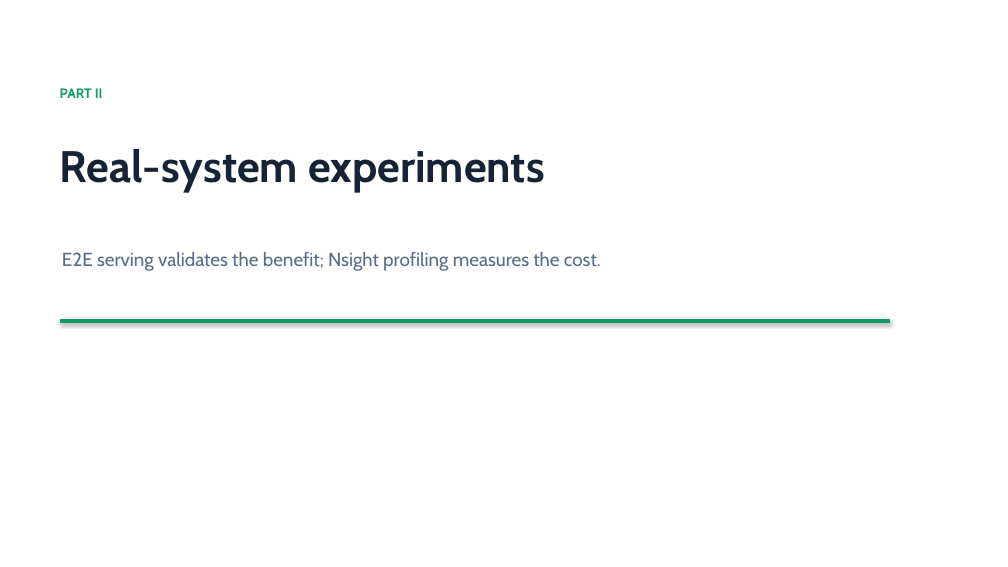
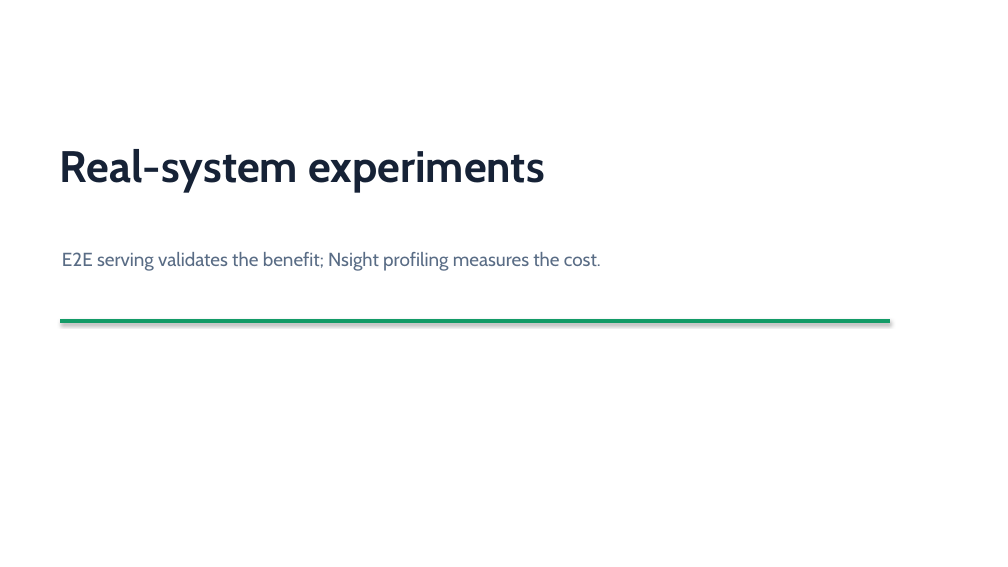
Before and after one commit to DOCCA0/vllm, a slide deck: slide 8 of benchmarks/eplb_rebalance/presentation/eplb_migration_batching.pptx (slide 7 before the commit). Drawn at 1008x567 pixels with LibreOffice and Linux fonts; fonts in the diff are those of the drawing. Boxes give left, top, right and bottom in pixels: in the first picture for what was removed or moved away, otherwise in the second. Text is boxed around its words. In the diff, an @@ line names an element or a change of style, - is before the commit and + after.

```diff
--- a/benchmarks/eplb_rebalance/presentation/eplb_migration_batching.pptx
+++ b/benchmarks/eplb_rebalance/presentation/eplb_migration_batching.pptx
@@ text removed at (60, 88, 103, 98) @@
-PART II
```
Also in this commit, not shown: 9 other slides changed, 2 slides added, 1 slide removed, 1 other file.
